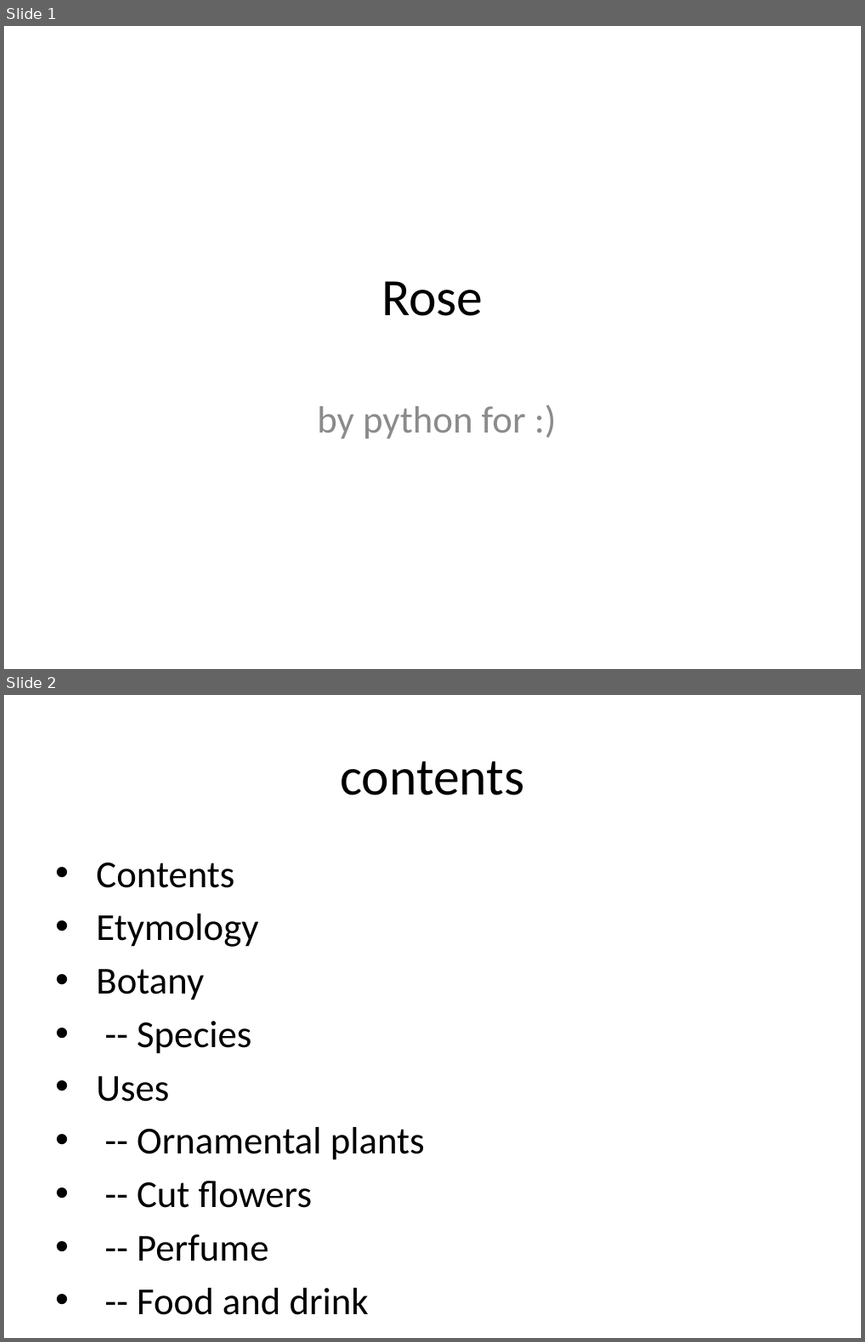
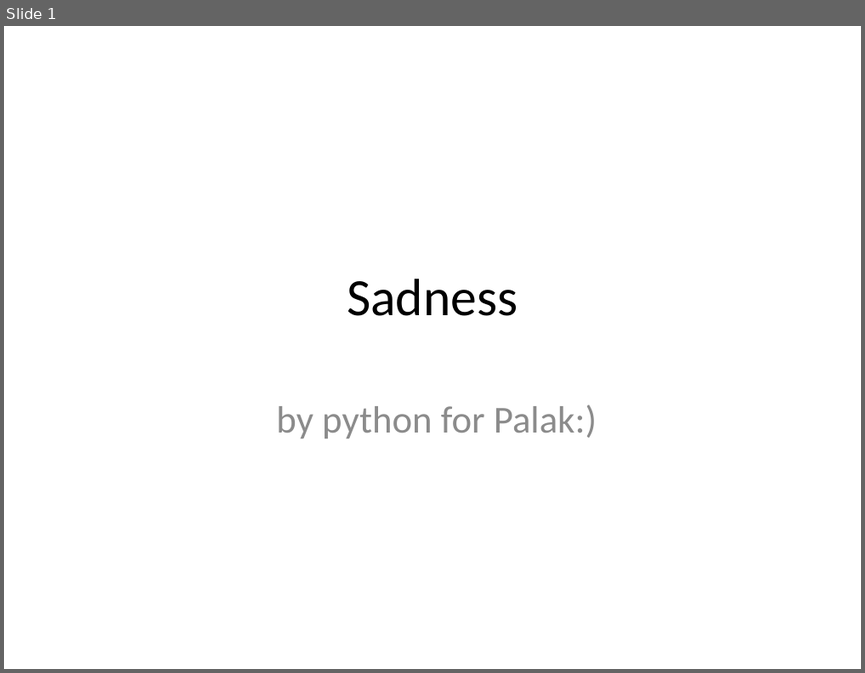
Before and after one commit to eppisai/Uplift---Smart-educational-Platform, a slide deck: AutoPPT-main/something.pptx. Shown one above the other, each under a label of ours: slides 1 and 2 before the commit, slide 1 after it. The pictures are 865x1342 and 865x673 pixels, drawn with LibreOffice and Linux fonts; fonts in the diff are those of the drawing. Boxes give left, top, right and bottom in pixels: in the first picture for what was removed or moved away, otherwise in the second. Text is boxed around its words. In the diff, an @@ line names an element or a change of style, - is before the commit and + after.

Commit message:
sad palak

```diff
--- a/AutoPPT-main/something.pptx
+++ b/AutoPPT-main/something.pptx
@@ slide 2 removed at [4,695,861,1338], background #FFFFFF @@
@@ title removed at [340,761,524,795] @@
-contents
@@ text removed at [96,862,425,1315] @@
-• Contents
-• Etymology
-• Botany
-• -- Species
-• Uses
-• -- Ornamental plants
-• -- Cut flowers
-• -- Perfume
-• -- Food and drink
@@ slide 1 changed as well @@
@@ title at [347,278,517,316]: text changed @@
-Rose
+Sadness
@@ subtitle at [276,404,596,438]: text changed @@
-by python for :)
+by python for Palak:)
```
Also in this commit, not shown: 8 slides added, 13 other slides removed, 1 other file.
